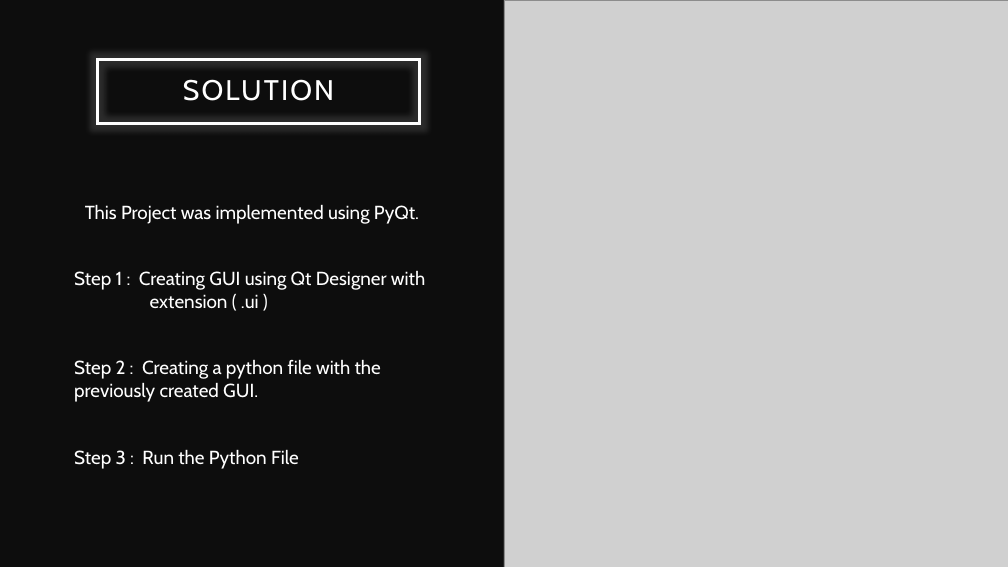
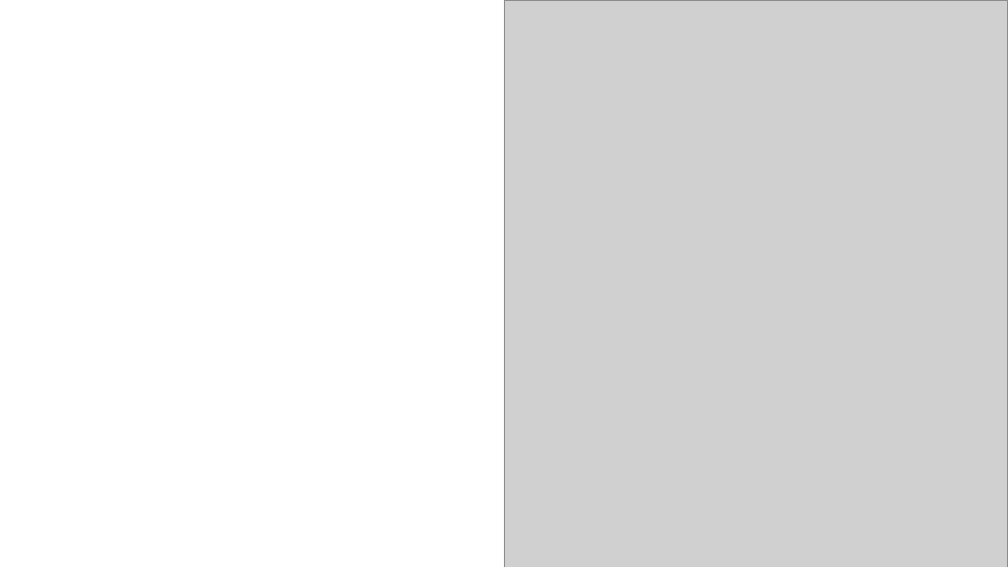
Before and after one commit to t0p3/PyQt-Project, a slide deck: slide 3 of FOSS LAB PROJECT.pptm. Drawn at 1008x567 pixels with LibreOffice and Linux fonts; fonts in the diff are those of the drawing; grey boxes stand for pictures. Boxes give left, top, right and bottom in pixels: in the first picture for what was removed or moved away, otherwise in the second. Text is boxed around its words. In the diff, an @@ line names an element or a change of style, - is before the commit and + after.

```diff
--- a/FOSS LAB PROJECT.pptm
+++ b/FOSS LAB PROJECT.pptm
@@ rectangle at box(0, 0, 504, 567): fill #0D0D0D to #FFFFFF @@
@@ rectangle at box(98, 60, 419, 123): title to rectangle @@
@@ text in rectangle at box(183, 79, 334, 101): text removed @@
-SOLUTION
@@ subtitle removed at box(74, 205, 425, 469) @@
-This Project was implemented using PyQt.
-Step 1 : Creating GUI using Qt Designer with extension ( .ui )
-Step 2 : Creating a python file with the previously created GUI.
-Step 3 : Run the Python File
```
Also in this commit, not shown: 7 other slides changed.
